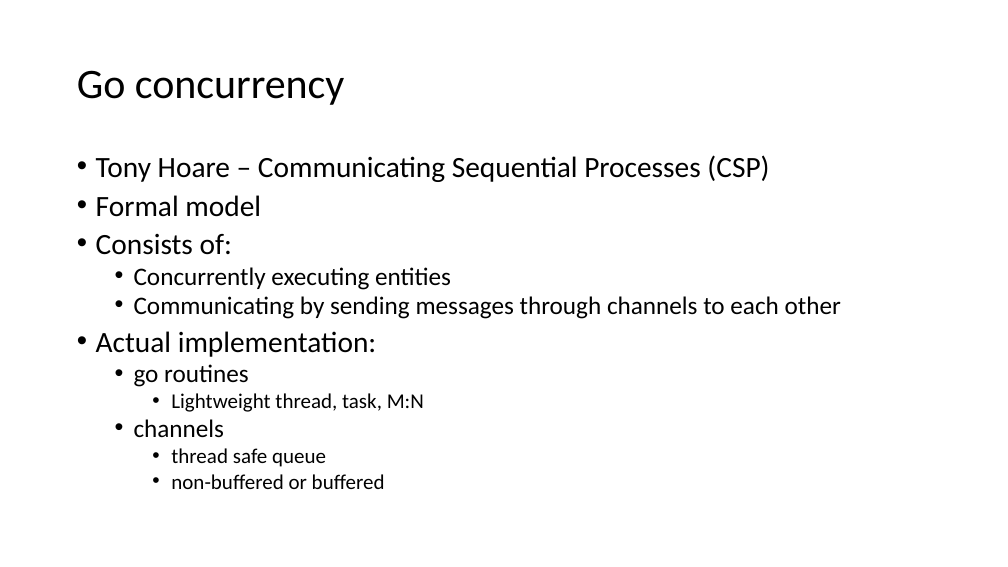
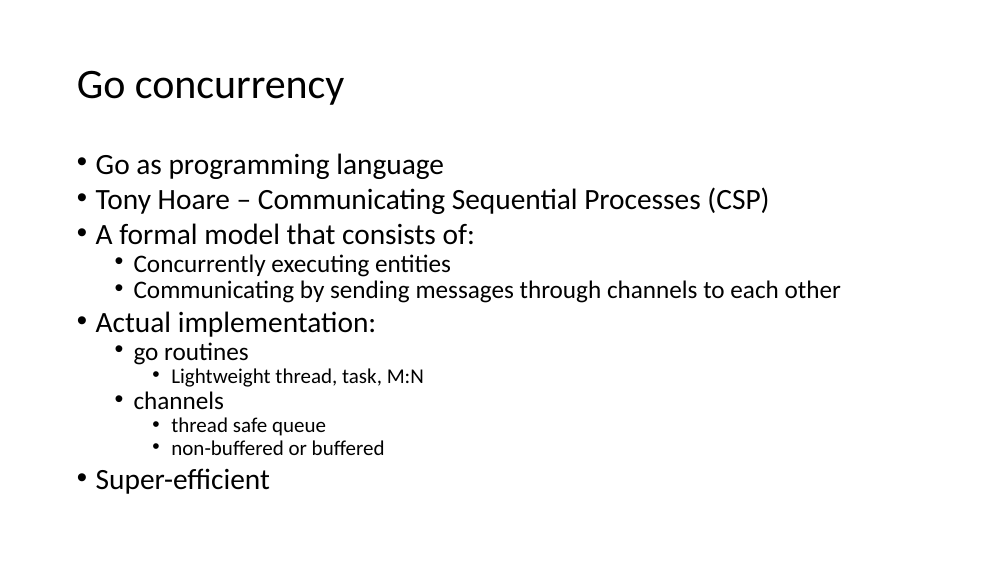
Before and after one commit to kpocza/GoSharp, a slide deck: slide 11 of talks/szszk20180512/SzSzK180512_GoSharp.odp. Drawn at 1008x567 pixels with LibreOffice and Linux fonts; fonts in the diff are those of the drawing. Boxes give left, top, right and bottom in pixels: in the first picture for what was removed or moved away, otherwise in the second. Text is boxed around its words. In the diff, an @@ line names an element or a change of style, - is before the commit and + after.

```diff
--- a/talks/szszk20180512/SzSzK180512_GoSharp.odp
+++ b/talks/szszk20180512/SzSzK180512_GoSharp.odp
@@ text at bbox=[96, 153, 444, 179]: paragraph added @@
+• Go as programming language
@@ text at bbox=[96, 187, 841, 455]: line spacing 0.8 to 0.7 @@
@@ text at bbox=[96, 223, 475, 245]: text changed @@
-• Formal model
-• Consists of:
+• A formal model that consists of:
@@ text at bbox=[96, 468, 270, 494]: paragraph added @@
+• Super-efficient
```
Also in this commit, not shown: 19 other slides changed, 1 other file.
